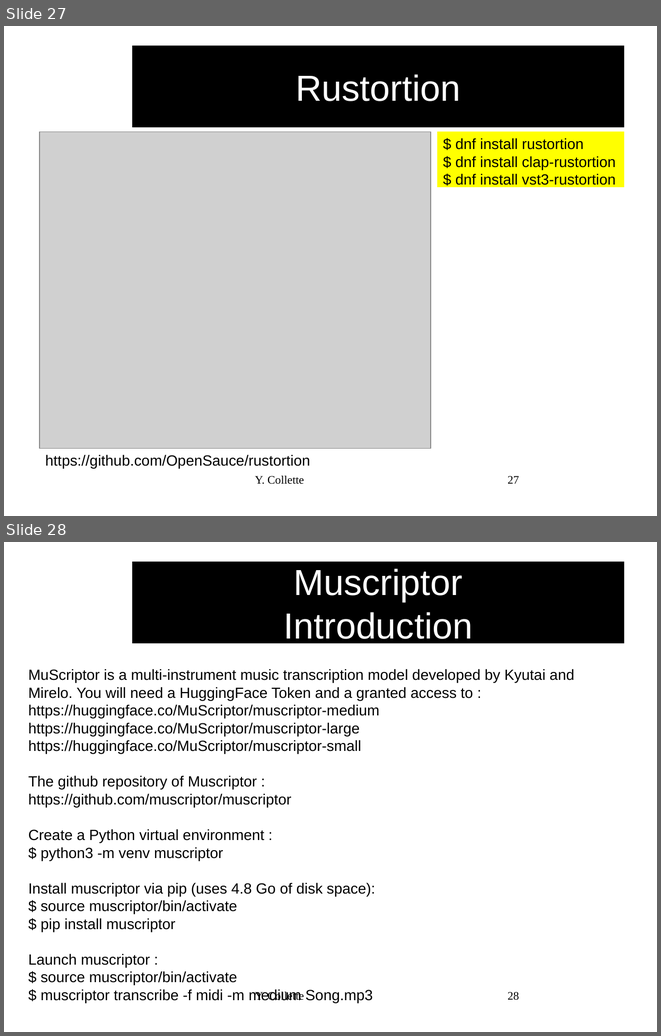
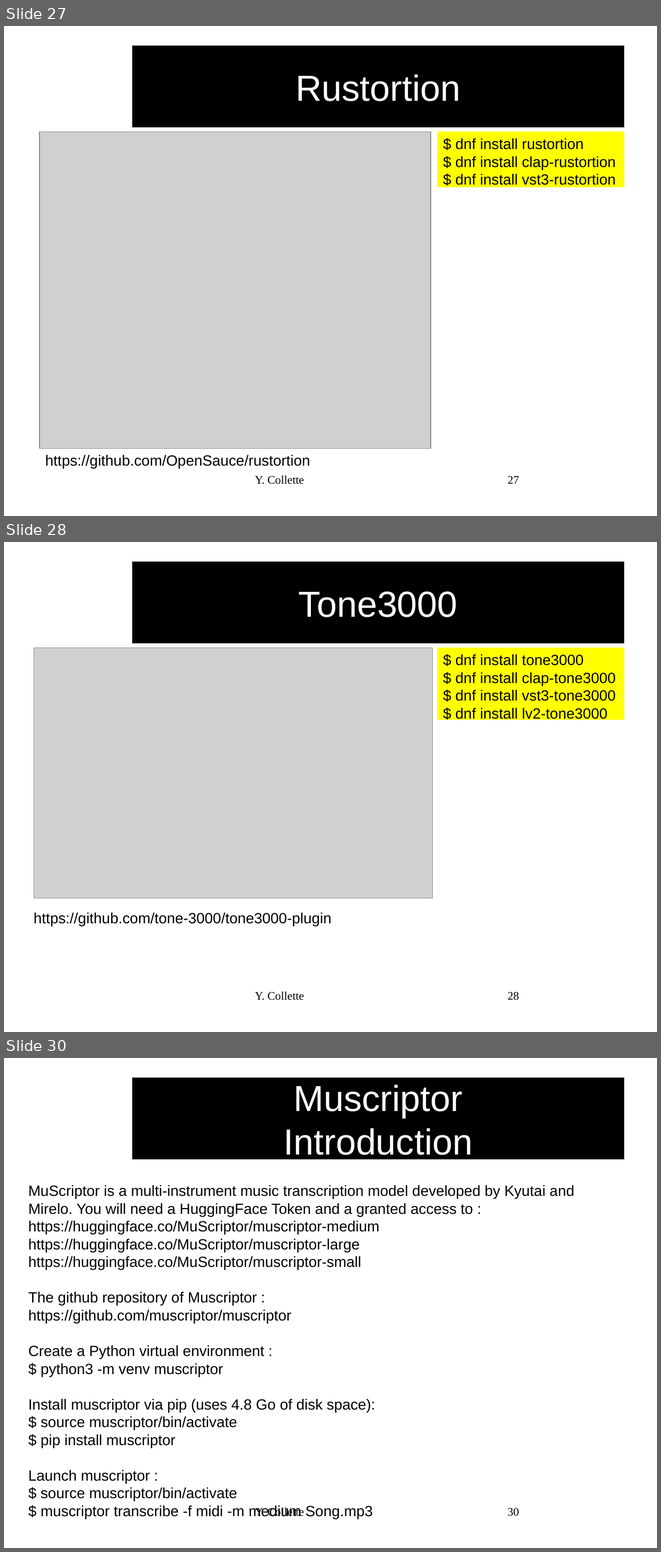
Before and after one commit to audinux/audinux.github.io, a slide deck: workshop/audio/Guitarix.odp. Shown one above the other, each under a label of ours: slides 27 and 28 before the commit, slides 27, 28 and 30 after it; the slides between them are not shown. The pictures are 661x1036 and 661x1552 pixels, drawn with LibreOffice and Linux fonts; fonts in the diff are those of the drawing; grey boxes stand for pictures; background and template pictures are left out. Boxes give left, top, right and bottom in pixels: in the first picture for what was removed or moved away, otherwise in the second. Text is boxed around its words. In the diff, an @@ line names an element or a change of style, - is before the commit and + after.

Commit message:
update some slides

```diff
--- a/workshop/audio/Guitarix.odp
+++ b/workshop/audio/Guitarix.odp
@@ slide 28 added at (x1=4, y1=542, x2=657, y2=1032), background #FFFFFF @@
@@ title added at (x1=133, y1=562, x2=625, y2=643), fill #000000, 44 pt, text #FFFFFF @@
+Tone3000
@@ picture added at (x1=34, y1=648, x2=433, y2=898) @@
@@ rectangle added at (x1=437, y1=647, x2=625, y2=720), fill #FFFF00, 18 pt, text #000000 @@
+$ dnf install tone3000
+$ dnf install clap-tone3000
+$ dnf install vst3-tone3000
+$ dnf install lv2-tone3000
@@ text added at (x1=34, y1=912, x2=332, y2=926), 18 pt, text #000000 @@
+https://github.com/tone-3000/tone3000-plugin
@@ text added at (x1=255, y1=991, x2=304, y2=1000), 14 pt, text #000000 @@
+Y. Collette
@@ page number added at (x1=508, y1=991, x2=519, y2=1000), 14 pt, text #000000 @@
+28
@@ what was slide 28 is now slide 30 @@
@@ page number at (x1=508, y1=1507, x2=519, y2=1516): text changed @@
-28
+30
```
Also in this commit, not shown: 1 other slide added, 1 other file.
